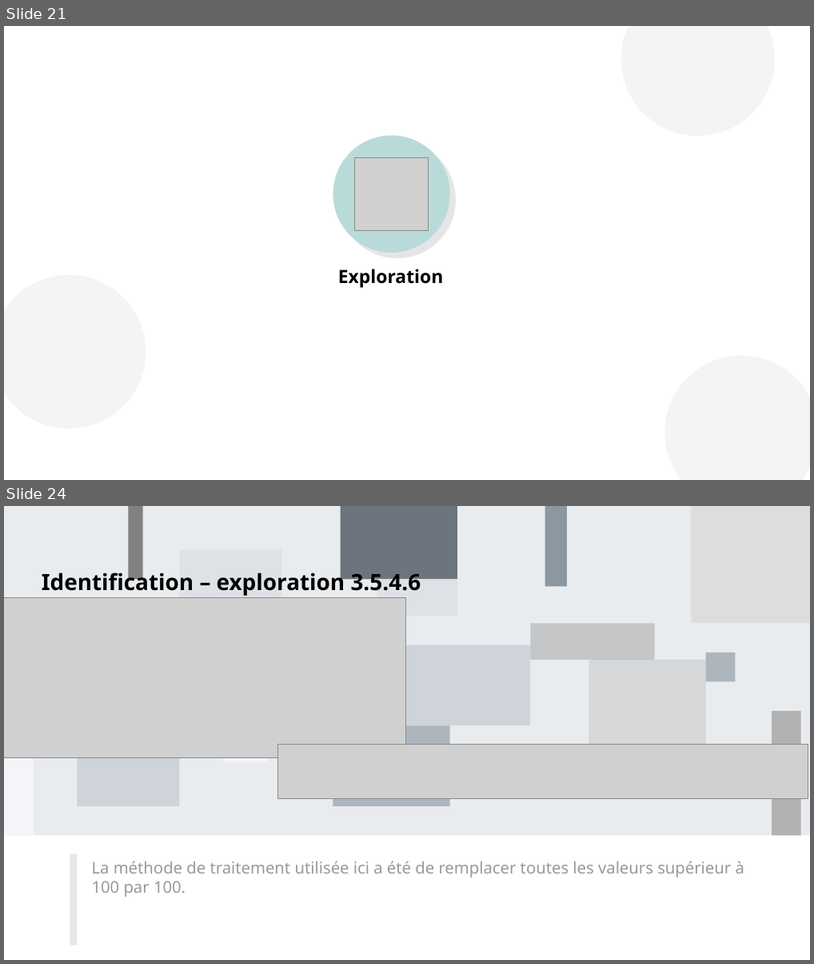
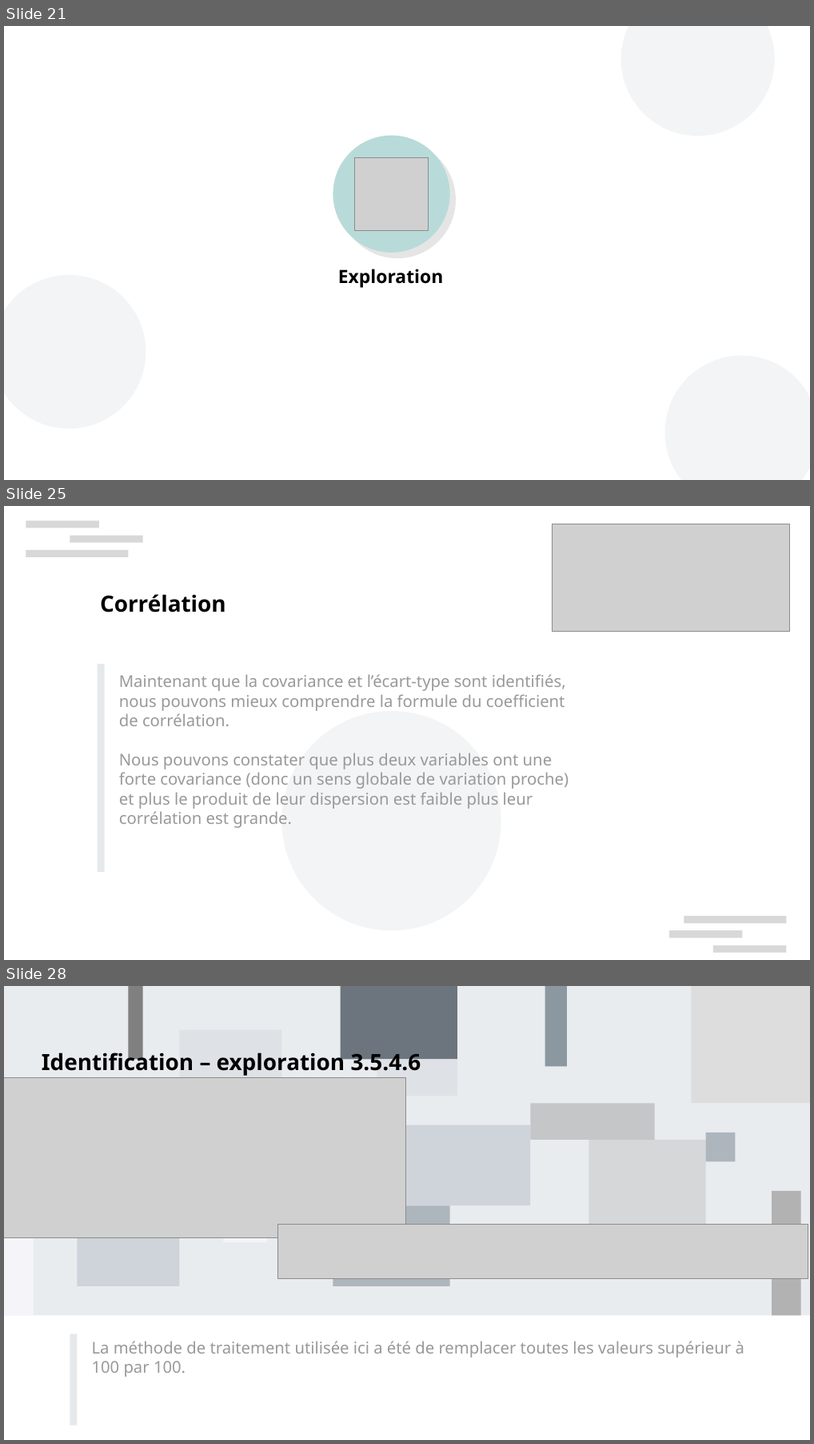
Before and after one commit to curiousmindflow/oc-ml-p2, a slide deck: report/P2_01_presentation.odp. Shown one above the other, each under a label of ours: slides 21 and 24 before the commit, slides 21, 25 and 28 after it; the slides between them are not shown. The pictures are 814x964 and 814x1444 pixels, drawn with LibreOffice and Linux fonts; fonts in the diff are those of the drawing; grey boxes stand for pictures; background and template pictures are left out. Boxes give left, top, right and bottom in pixels: in the first picture for what was removed or moved away, otherwise in the second. Text is boxed around its words. In the diff, an @@ line names an element or a change of style, - is before the commit and + after.

```diff
--- a/report/P2_01_presentation.odp
+++ b/report/P2_01_presentation.odp
@@ slide 25 added at (4,506,810,960), background #FFFFFF @@
@@ rectangle added at (26,520,99,528), fill #CCCCCC at 75% opacity @@
@@ picture added at (553,524,790,631) @@
@@ rectangle added at (26,550,128,557), fill #CCCCCC at 75% opacity @@
@@ rectangle added at (70,536,143,543), fill #CCCCCC at 75% opacity @@
@@ text added at (100,594,226,612), 22 pt, text #000000, bold @@
+Corrélation
@@ rectangle added at (98,664,105,872), fill #CED4DA at 50% opacity @@
@@ text added at (119,674,569,828), 16 pt, text #999999 @@
+Maintenant que la covariance et l’écart-type sont identifiés, nous pouvons mieux comprendre la formule du coefficient de corrélation.
+Nous pouvons constater que plus deux variables ont une forte covariance (donc un sens globale de variation proche) et plus le produit de leur dispersion est faible plus leur corrélation est grande.
@@ ellipse added at (282,711,502,931), fill #8D99AE at 10% opacity @@
@@ rectangle added at (670,931,743,938), fill #CCCCCC at 75% opacity @@
@@ rectangle added at (685,916,787,923), fill #CCCCCC at 75% opacity @@
@@ rectangle added at (714,945,787,952), fill #CCCCCC at 75% opacity @@
@@ what was slide 24 is now slide 28 @@
```
Also in this commit, not shown: 3 slides changed, 3 other slides added, 5 other files.
